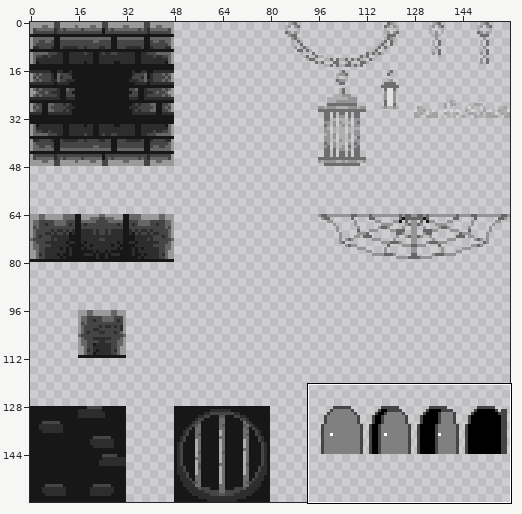
Two states of a sprite sheet, src/0_assets/image/castle.png. The first picture is a wide view before the edit; the outline marks the close-up.
Close-up. Before the edit:
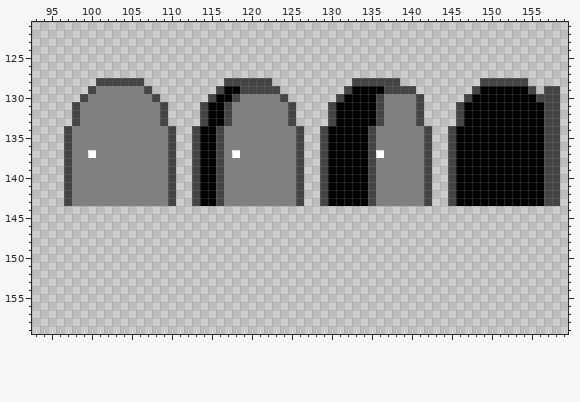
The file is 160x160 pixels. Colours within 5 levels of each other are drawn and written as one. Shown: x 93..159, y 121..159.
After:
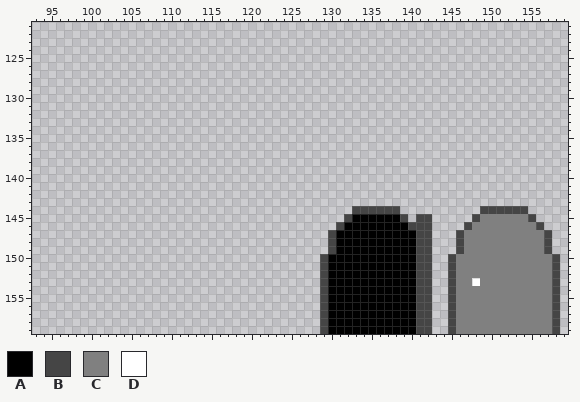
Palette (. is transparent): A #000000  B #454545  C #808080  D #ffffff
What changed:
y 128: x 101..106 BBBBBB -> ......; x 117..122 BBBBBB -> ......; x 133..138 BBBBBB -> ......; x 149..154 BBBBBB -> ......
y 129: x 100..107 BCCCCCCB -> ........; x 116..123 BAABBBBB -> ........; x 132..140 BAAAABBBB -> .........; x 148..155 BAAAAAAB -> ........; x 157..158 BB -> ..
y 130: x 99..108 BCCCCCCCCB -> ..........; x 115..124 BAABCCCCCB -> ..........; x 131..141 BAAAABCCCCB -> ...........; x 147..158 BAAAAAAAABBB -> ............
y 131..133: x 98..109 BCCCCCCCCCCB -> ............; x 114..125 BAABCCCCCCCB -> ............; x 130..141 BAAAAABCCCCB -> ............; x 146..158 BAAAAAAAAAABB -> .............
y 134..136: x 97..110 BCCCCCCCCCCCCB -> ..............; x 113..126 BAABCCCCCCCCCB -> ..............; x 129..142 BAAAAABCCCCCCB -> ..............; x 145..158 BAAAAAAAAAAABB -> ..............
y 137: x 97..110 BCCDCCCCCCCCCB -> ..............; x 113..126 BAABCDCCCCCCCB -> ..............; x 129..142 BAAAAABDCCCCCB -> ..............; x 145..158 BAAAAAAAAAAABB -> ..............
y 138..143: x 97..110 BCCCCCCCCCCCCB -> ..............; x 113..126 BAABCCCCCCCCCB -> ..............; x 129..142 BAAAAABCCCCCCB -> ..............; x 145..158 BAAAAAAAAAAABB -> ..............
y 144: x 133..138 ...... -> BBBBBB; x 149..154 ...... -> BBBBBB
y 145: x 132..139 ........ -> BAAAAAAB; x 141..142 .. -> BB; x 148..155 ........ -> BCCCCCCB
y 146: x 131..142 ............ -> BAAAAAAAABBB; x 147..156 .......... -> BCCCCCCCCB
y 147..149: x 130..142 ............. -> BAAAAAAAAAABB; x 146..157 ............ -> BCCCCCCCCCCB
y 150..152: x 129..142 .............. -> BAAAAAAAAAAABB; x 145..158 .............. -> BCCCCCCCCCCCCB
y 153: x 129..142 .............. -> BAAAAAAAAAAABB; x 145..158 .............. -> BCCDCCCCCCCCCB
y 154..159: x 129..142 .............. -> BAAAAAAAAAAABB; x 145..158 .............. -> BCCCCCCCCCCCCB
